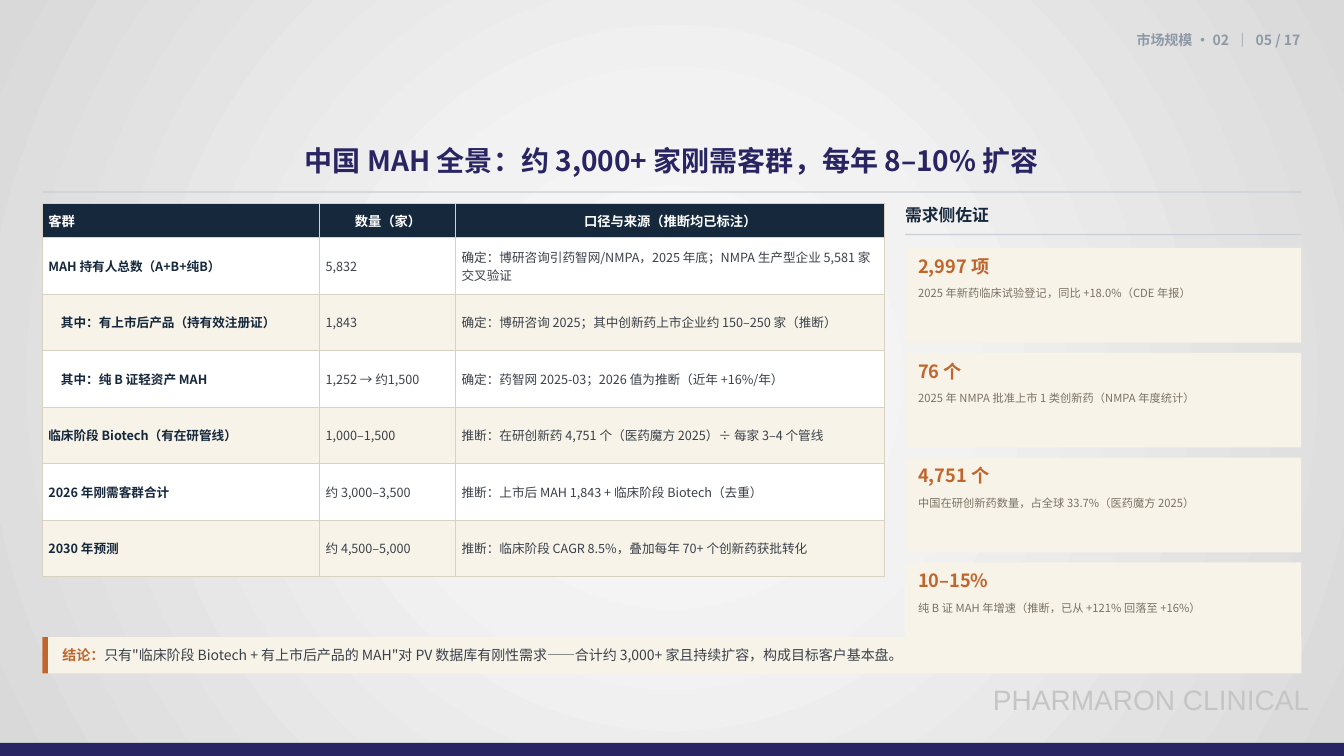
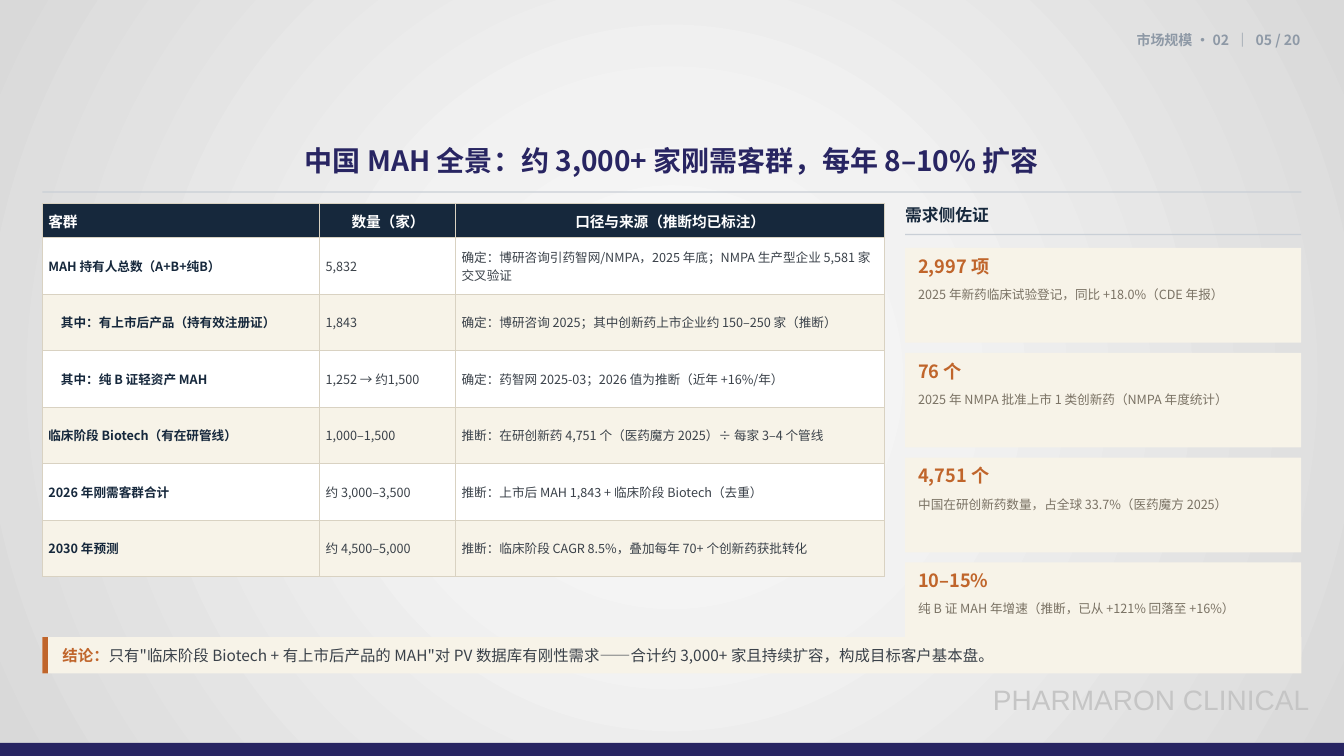
Before and after one commit to Eros-Python/TRAE-CODE, a slide deck: slide 5 of PV数据库市场调研总结-20261111.pptx. Drawn at 1344x756 pixels with LibreOffice and Linux fonts; fonts in the diff are those of the drawing; background and template pictures are left out. Boxes give left, top, right and bottom in pixels: in the first picture for what was removed or moved away, otherwise in the second. Text is boxed around its words. In the diff, an @@ line names an element or a change of style, - is before the commit and + after.

```diff
--- a/PV数据库市场调研总结-20261111.pptx
+++ b/PV数据库市场调研总结-20261111.pptx
@@ text at (x1=1137, y1=33, x2=1300, y2=46): text changed @@
-市场规模 · 02 ｜ 05 / 17
+市场规模 · 02 ｜ 05 / 20
@@ table at (x1=42, y1=204, x2=884, y2=577) @@
@@ size 9.5 to 10.5 pt in "客群", "数量（家）", "口径与来源（推断均已标注）" @@
@@ size 8 to 9 pt in 4 elements at (x1=918, y1=288, x2=1224, y2=300), (x1=918, y1=393, x2=1228, y2=405), (x1=918, y1=498, x2=1228, y2=510), (x1=918, y1=602, x2=1234, y2=614) @@
@@ text "结论：只有"临床阶段 Biotech + 有上市后产品的 MAH"对 ..." at (x1=62, y1=648, x2=994, y2=664): size 10 to 11 pt @@
```
Also in this commit, not shown: 12 other slides changed, 3 slides added, 11 other files.
